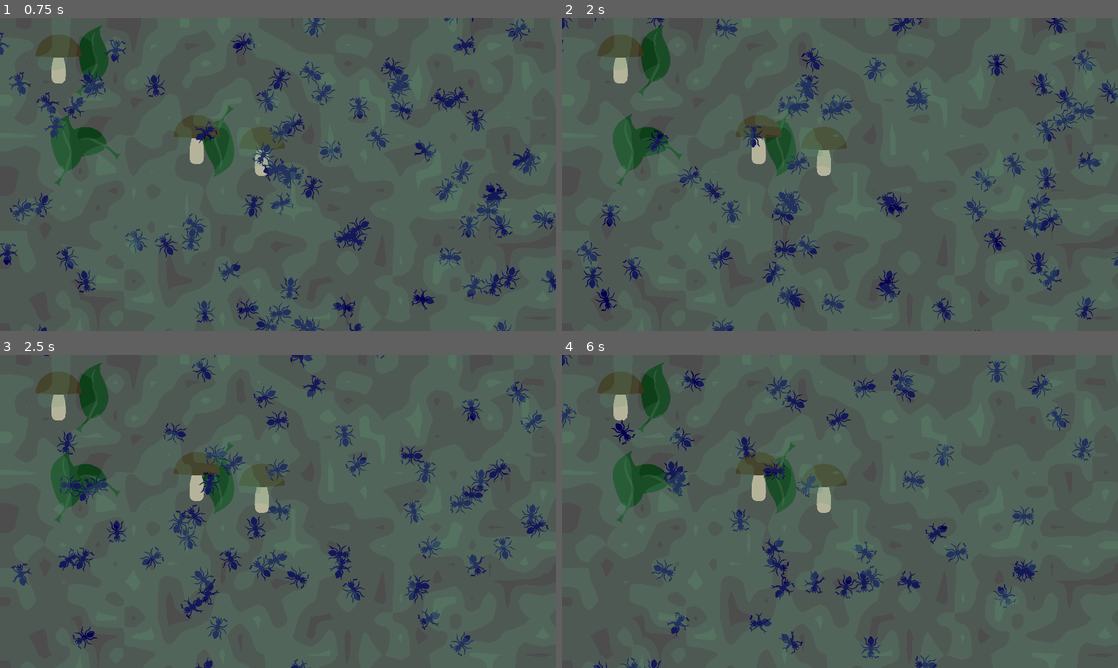
Above: before the commit, frames 1-4 (two rows, left to right).
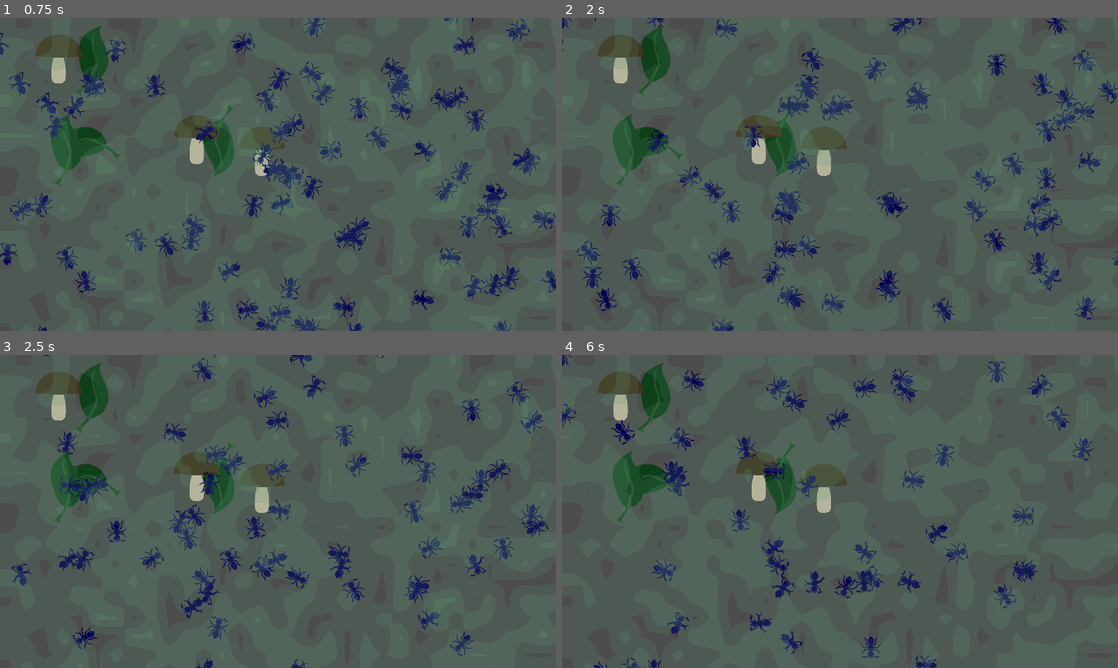
Above: after the commit, the same moments.

Repository: allemansratten/AntColonyTycoonDeluxe
Game: Godot game, scene res://game.tscn
The game is run twice, just before and just after one commit, with the same random seed, the same clock (stepped at 60 frames per second) and the same inputs.
Inputs (mouse positions are in pixels of both pictures, inside the frame that each line leads up to):
- Up to frame 1 (0.75 s): move the mouse to (400, 158) at 0.52 s; click (400, 158) at 0.67 s
- Up to frame 2 (2 s): move the mouse to (728, 190) at 1.27 s; click (728, 190) at 1.42 s
- Up to frame 3 (2.5 s): move the mouse to (333, 442) at 2.02 s; click (333, 442) at 2.17 s
- Up to frame 4 (6 s): move the mouse to (812, 574) at 2.77 s; click (812, 574) at 2.92 s; move the mouse to (1006, 558) at 3.52 s; click (1006, 558) at 3.67 s; move the mouse to (673, 464) at 4.27 s; click (673, 464) at 4.42 s; move the mouse to (867, 511) at 5.02 s; click (867, 511) at 5.17 s; move the mouse to (756, 433) at 5.77 s; click (756, 433) at 5.92 s

Frame 1 is identical in both runs. In frame 2, 0.3% of the frame differs, in the area x 2-100%, y 0-100%; in frame 3, 0.3%; in frame 4, 0.6%, in the area x 0-96%, y 2-100%.

Commit message:
pheromone decay

Diff:
--- a/pheromone_layer.gd
+++ b/pheromone_layer.gd
@@ -2,9 +2,11 @@
 
 @export var grid_size = Vector2(16 * 2, 9 * 2)
 @export var overlay_color: Color = Color(1, 0, 0, 0.5)
+@export var decay_rate = 0.02  # Decay by 1%
 
 var grid_data = []
 var is_drawing = false  # To track if the user is currently drawing
+
 
 
 func _ready():
@@ -25,6 +27,9 @@
 	get_tree().root.connect("size_changed", Callable(self, "update_shader"))
 
 	update_shader()
+	$DecayTimer.connect("timeout", Callable(self, "decay_grid"))
+	$DecayTimer.start()
+
 
 func set_random_data():
 	for y in range(int(grid_size.y)):
@@ -70,3 +75,10 @@
 				is_drawing = false
 	elif event is InputEventMouseMotion and is_drawing:
 		draw_pheromone_at_mouse(event.position)
+
+
+func decay_grid():
+	for y in range(int(grid_size.y)):
+		for x in range(int(grid_size.x)):
+			grid_data[y][x] = max(0, grid_data[y][x] * (1 - decay_rate))
+	update_shader()
--- a/pheromone_layer.tscn
+++ b/pheromone_layer.tscn
@@ -7,3 +7,6 @@
 offset_bottom = 40.0
 script = ExtResource("1_fq7nw")
 overlay_color = Color(0.368627, 0.592157, 0.458824, 0.494118)
+
+[node name="DecayTimer" type="Timer" parent="."]
+autostart = true
